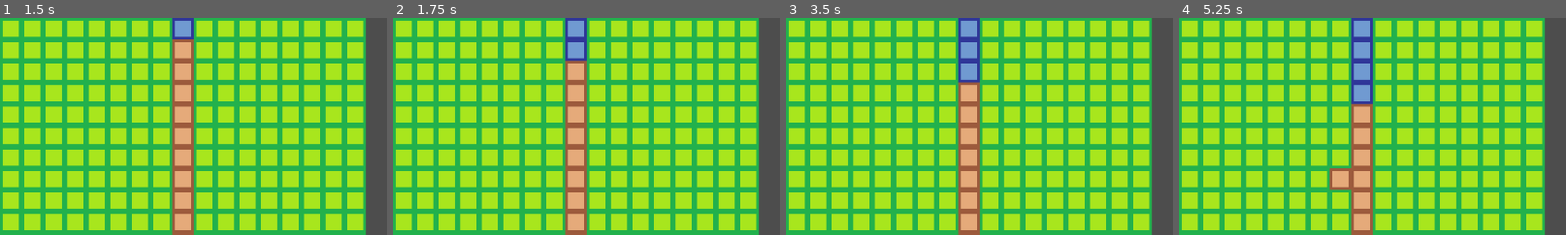
Above: before the commit, frames 1-4 (left to right).
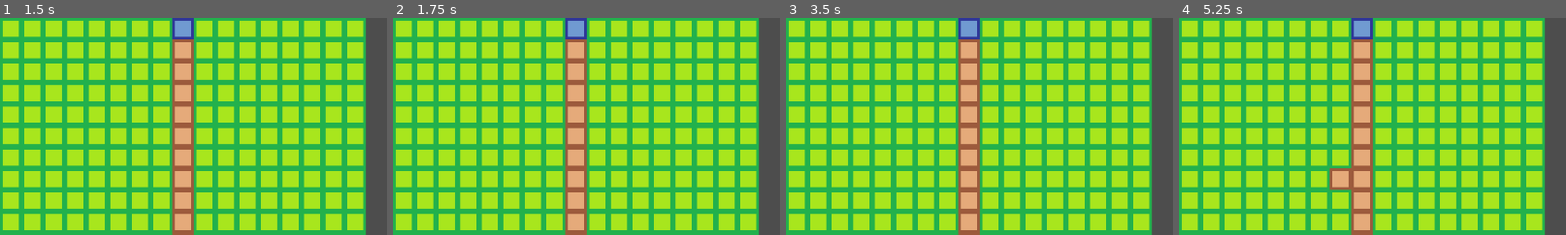
Above: after the commit, the same moments.

Repository: sho16ogura/cs292team5
Game: Godot game, scene res://mainGame.tscn
Two runs of this game, one before a commit and one after it. Both use one fixed random seed, a clock stepped at 60 frames per second and the inputs below.
Inputs (mouse positions are % of the whole screen's width and height, from its top left):
- Up to frame 1 (1.5 s): tap Enter at 0.5 s; move the mouse to (72, 45) at 0.52 s; click (72, 45) at 0.6 s; tap Space at 1.25 s; move the mouse to (30, 55) at 1.27 s; click (30, 55) at 1.35 s
- Up to frame 2 (1.75 s): no input
- Up to frame 3 (3.5 s): tap Enter at 2 s; move the mouse to (60, 28) at 2.02 s; click (60, 28) at 2.1 s; tap Space at 2.75 s; move the mouse to (45, 70) at 2.77 s; click (45, 70) at 2.85 s
- Up to frame 4 (5.25 s): tap Enter at 3.5 s; move the mouse to (80, 65) at 3.52 s; click (80, 65) at 3.6 s; tap Space at 4.25 s; move the mouse to (20, 35) at 4.27 s; click (20, 35) at 4.35 s; move the mouse to (55, 50) at 5.02 s; click (55, 50) at 5.1 s
The pictures show only the part of the screen within x 0-50%, y 0-50%; the shares and areas given below are measured in that part.

Frame 1 is identical in both runs. In frame 2, 0.6% of the frame differs, in the area x 44-51%, y 9-21%; in frame 3, 1.2%; in frame 4, 1.7%, in the area x 44-51%, y 9-40%.

Commit message:
waterflow (nonfunctional)

Diff:
--- a/team5project/mainGame.gd
+++ b/team5project/mainGame.gd
@@ -6,6 +6,7 @@
 #var top_layor = 1
 
 var temp_count = 0
+
 
 
  #returns tile category int (0 = no data, 1 = ground, 2 = riverbed, 3 = river, 4 = pump)
@@ -34,16 +35,7 @@
 # Go to Project Setting -> Physics -> Common to see number of cycles per second
 func _process(delta):
 
-	#print(temp_count)
-
-	var pos = Vector2i(8, temp_count/100) #temp_count is divided by 100 to make things slower
-	var source_id = 0
-	var atlas_coord = Vector2i(3, 0) #river tile
-	tile_map.set_cell(ground_layor, pos, source_id, atlas_coord) #place water from the top to bottom
-
-	if temp_count < 1200:
-		temp_count+=1
-
+	pass #no function needed here at the moment, add code to _on_timer_timeout for pulse related events
 
 func _input(event):
 
@@ -63,30 +55,69 @@
 
 		var curr_tile_data : TileData = tile_map.get_cell_tile_data(ground_layor, tile_mouse_pos) #get tile data (not the whole map)
 		var right_tile_data : TileData = tile_map.get_cell_tile_data(ground_layor, tile_mouse_pos + Vector2i(1,0)) #get the tile at the right side
+		var rightdown_tile_data : TileData = tile_map.get_cell_tile_data(ground_layor, tile_mouse_pos + Vector2i(1,1)) #get the tile at the rightdown side (diagonal)
+		var down_tile_data : TileData = tile_map.get_cell_tile_data(ground_layor, tile_mouse_pos + Vector2i(0,1)) #get the tile at the right side
+		var downleft_tile_data : TileData = tile_map.get_cell_tile_data(ground_layor, tile_mouse_pos + Vector2i(-1,1)) #get the tile at the downleft side (diagnoal
 		var left_tile_data : TileData = tile_map.get_cell_tile_data(ground_layor, tile_mouse_pos + Vector2i(-1,0)) #get the tile at the right side
+		var leftup_tile_data : TileData = tile_map.get_cell_tile_data(ground_layor, tile_mouse_pos + Vector2i(-1,-1)) #get the tile at the leftup side (diagnoal)
 		var up_tile_data : TileData = tile_map.get_cell_tile_data(ground_layor, tile_mouse_pos + Vector2i(0,-1)) #get the tile at the right side
-		var down_tile_data : TileData = tile_map.get_cell_tile_data(ground_layor, tile_mouse_pos + Vector2i(0,1)) #get the tile at the right side
+		var upright_tile_data : TileData = tile_map.get_cell_tile_data(ground_layor, tile_mouse_pos + Vector2i(1,-1)) #get the tile at the upright side (diagonal
 
-		#category of surrounding tiles (curr, right, left, up, down)
-		var sur_tiles = [0,0,0,0,0]
+
+		#category of surrounding tiles (curr, up, upright, right, rightdown, down, downleft, left, leftup)
+		var sur_tiles = [0,0,0,0,0,0,0,0,0]
 
 		if curr_tile_data:
 			sur_tiles[0] = curr_tile_data.get_custom_data(tile_category_custom_data)
+
+
 		if right_tile_data:
 			sur_tiles[1] = right_tile_data.get_custom_data(tile_category_custom_data)
+		if rightdown_tile_data:
+			sur_tiles[2] = rightdown_tile_data.get_custom_data(tile_category_custom_data)
+		if down_tile_data:
+			sur_tiles[3] = down_tile_data.get_custom_data(tile_category_custom_data)
+		if downleft_tile_data:
+			sur_tiles[4] = downleft_tile_data.get_custom_data(tile_category_custom_data)
 		if left_tile_data:
-			sur_tiles[2] = left_tile_data.get_custom_data(tile_category_custom_data)
+			sur_tiles[5] = left_tile_data.get_custom_data(tile_category_custom_data)
+		if leftup_tile_data:
+			sur_tiles[6] = leftup_tile_data.get_custom_data(tile_category_custom_data)
 		if up_tile_data:
-			sur_tiles[3] = up_tile_data.get_custom_data(tile_category_custom_data)
-		if down_tile_data:
-			sur_tiles[4] = down_tile_data.get_custom_data(tile_category_custom_data)
+			sur_tiles[7] = up_tile_data.get_custom_data(tile_category_custom_data)
+		if upright_tile_data:
+			sur_tiles[8] = upright_tile_data.get_custom_data(tile_category_custom_data)
 
+		var curr_tile_is_ground = sur_tiles[0] == 1
 
-		print(sur_tiles.count(2))
+		#if surrounding tiles contain riverbed or no_data (outside border), false
+		var surr_tiles_are_not_river_or_outside = sur_tiles.all(func(c): return c!=0 and c!=3)
 
-		#if there is no no_data and river tile in neighbor and if no more than 2 riverbeds are around
-		if sur_tiles[0] == 1 and sur_tiles.all(func(c): return c!=0 and c!=3) and sur_tiles.count(2)<2:
+		#if place riverbed in curr_tile, can be square, false
+		var will_not_make_riverbed_square = sur_tiles.slice(1,4).any(func(c): return c!=2) and \
+			sur_tiles.slice(3,6).any(func(c): return c!=2) and  sur_tiles.slice(5,8).any(func(c): return c!=2) and \
+			  (sur_tiles[1] != 2 or sur_tiles.slice(7).any(func(c): return c!=2))
+
+		#print(sur_tiles, sur_tiles.slice(1,4).any(func(c): return c!=2),sur_tiles.slice(3,6).any(func(c): return c!=2),sur_tiles.slice(5,8).any(func(c): return c!=2),(sur_tiles[1] != 2 or sur_tiles.slice(7).any(func(c): return c!=2)) )
+
+		#if following conditions are met, set cell to riverbed
+		if curr_tile_is_ground and surr_tiles_are_not_river_or_outside and will_not_make_riverbed_square:
 			tile_map.set_cell(ground_layor, tile_mouse_pos, source_id, atlas_coord) #set cell to riverbed
 
 		else:
 			print("cannot place tile here")
+
+
+
+func _on_timer_timeout():
+
+	for row in 15:
+		for col in 11:
+			var temp_vec = Vector2i(row + 1, col + 1)
+			if tile_map.get_cell_atlas_coords(ground_layor, temp_vec) == Vector2i(2, 0):
+				pass
+
+	var pos = Vector2i(8, temp_count/100) #temp_count is divided by 100 to make things slower
+	var source_id = 0
+	var atlas_coord = Vector2i(3, 0) #river tile
+	tile_map.set_cell(ground_layor, pos, source_id, atlas_coord) #place water from the top to bottom
--- a/team5project/mainGame.tscn
+++ b/team5project/mainGame.tscn
@@ -48,3 +48,8 @@
 layer_0/tile_data = PackedInt32Array(0, 0, 0, 65536, 0, 0, 131072, 0, 0, 196608, 0, 0, 262144, 0, 0, 327680, 0, 0, 3932 …(2968 unchanged characters)…
 layer_1/name = "top"
 layer_1/tile_data = PackedInt32Array()
+
+[node name="Timer" type="Timer" parent="TileMap"]
+autostart = true
+
+[connection signal="timeout" from="TileMap/Timer" to="." method="_on_timer_timeout"]
